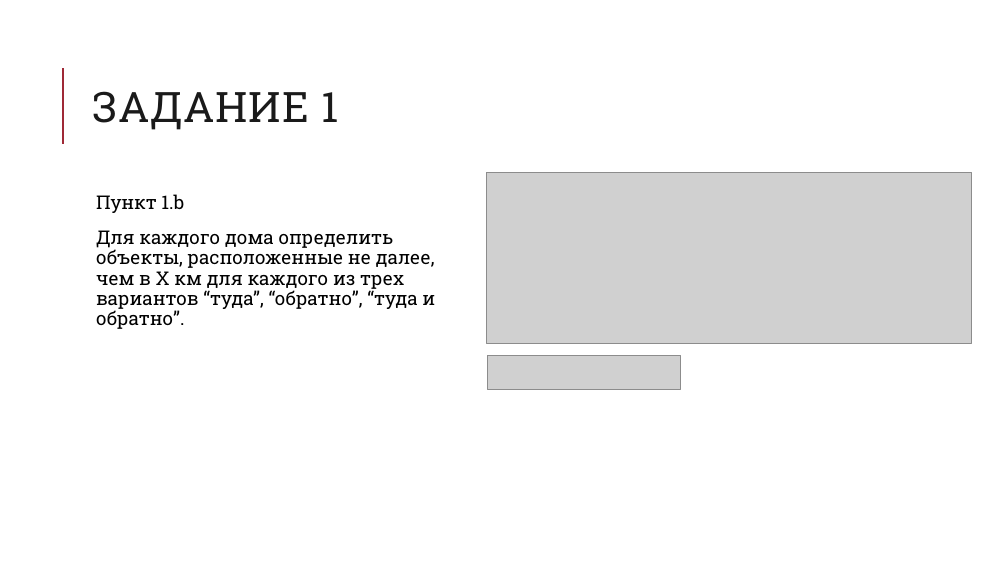
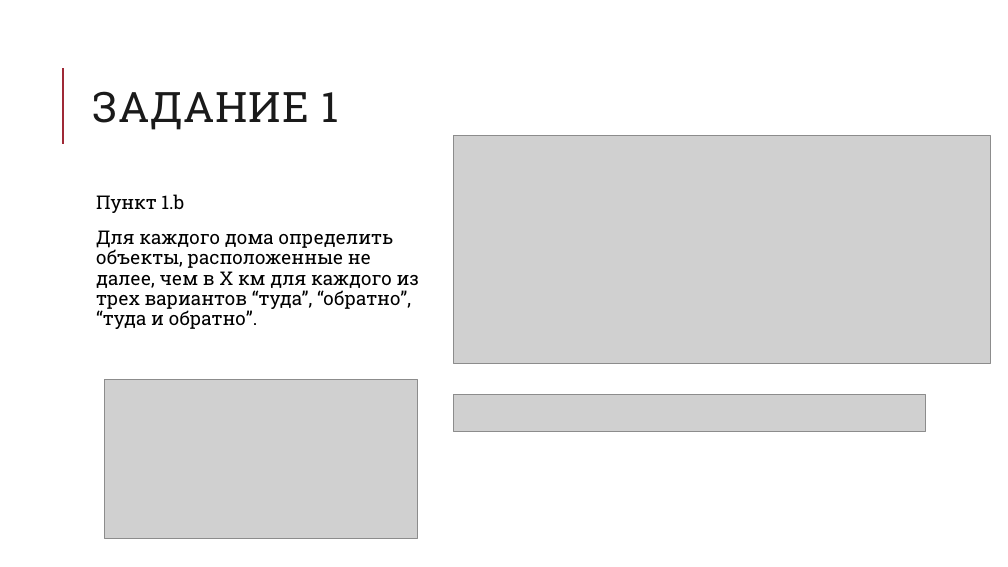
Before and after one commit to oksanamda/OSM-Graphs, a slide deck: slide 15 of docs/OSM Ufa Presentation.pptx. Drawn at 1008x567 pixels with LibreOffice and Linux fonts; fonts in the diff are those of the drawing; grey boxes stand for pictures. Boxes give left, top, right and bottom in pixels: in the first picture for what was removed or moved away, otherwise in the second. Text is boxed around its words. In the diff, an @@ line names an element or a change of style, - is before the commit and + after.

```diff
--- a/docs/OSM Ufa Presentation.pptx
+++ b/docs/OSM Ufa Presentation.pptx
@@ picture: place and size @@
-picture at (486, 172, 972, 343)
+picture at (453, 135, 991, 363)
@@ text "Пункт 1.b" rewrapped from (96, 194, 435, 329) to (96, 194, 420, 329) @@
@@ picture removed at (487, 355, 681, 389) @@
@@ picture added at (105, 380, 418, 538) @@
@@ picture added at (453, 395, 926, 432) @@
```
Also in this commit, not shown: 6 other slides changed, 1 slide added, 1 other file.
